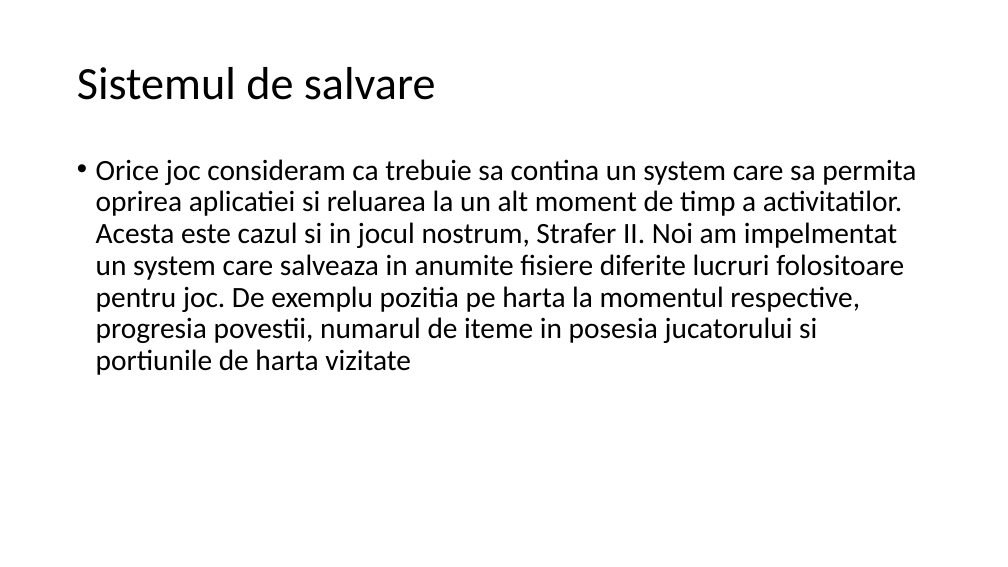
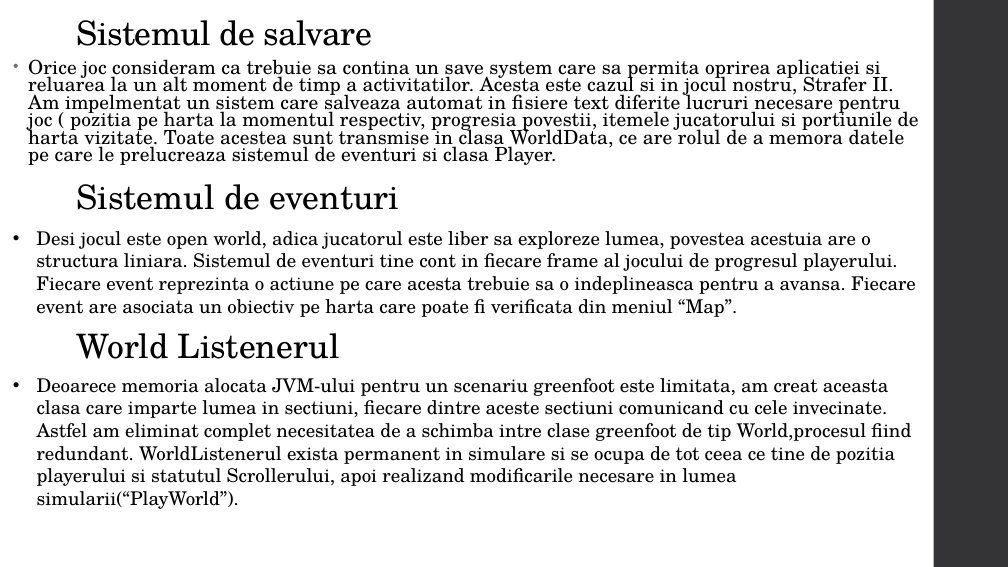
Before and after one commit to Mars-Zero/Strafer-II, a slide deck: slide 3 of Strafer II.pptx (slide 4 before the commit). Drawn at 1008x567 pixels with LibreOffice and Linux fonts; fonts in the diff are those of the drawing. Boxes give left, top, right and bottom in pixels: in the first picture for what was removed or moved away, otherwise in the second. Text is boxed around its words. In the diff, an @@ line names an element or a change of style, - is before the commit and + after.

```diff
--- a/Strafer II.pptx
+++ b/Strafer II.pptx
@@ title "Sistemul de salvare": place and size @@
-title "Sistemul de salvare" at [77,67,436,100]
+title "Sistemul de salvare" at [77,20,372,46]
@@ title "Sistemul de salvare" at [77,20,372,46]: size 44 to 32 pt, font Calibri to TeX Gyre Schola, letter spacing 0 to -0.5 pt; vertical alignment middle to bottom @@
@@ rectangle added at [934,0,1008,567], fill #353537 @@
@@ text at [28,59,919,165]: text changed; size 28 to 18.5 pt; font Calibri to TeX Gyre Schola @@
-• Orice joc consideram ca trebuie sa contina un system care sa permita oprirea aplicatiei si reluarea la un alt moment de timp a activitatilor. Acesta este cazul si in jocul nostrum, Strafer II. Noi am impelmentat un system care salveaza in anumite fisiere diferite lucruri folositoare pentru joc. De exemplu pozitia pe harta la momentul respective, progresia povestii, numarul de iteme in posesia jucatorului si portiunile de harta vizitate
+• Orice joc consideram ca trebuie sa contina un save system care sa permita oprirea aplicatiei si reluarea la un alt moment de timp a activitatilor. Acesta este cazul si in jocul nostru, Strafer II. Am impelmentat un sistem care salveaza automat in fisiere text diferite lucruri necesare pentru joc ( pozitia pe harta la momentul respectiv, progresia povestii, itemele jucatorului si portiunile de harta vizitate. Toate acestea sunt transmise in clasa WorldData, ce are rolul de a memora datele pe care le prelucreaza sistemul de eventuri si clasa Player.
@@ text added at [77,184,399,210], 32 pt, text #000000 @@
+Sistemul de eventuri
@@ text added at [36,231,916,317], 18 pt, text #000000 @@
+• Desi jocul este open world, adica jucatorul este liber sa exploreze lumea, povestea acestuia are o structura liniara. Sistemul de eventuri tine cont in fiecare frame al jocului de progresul playerului. Fiecare event reprezinta o actiune pe care acesta trebuie sa o indeplineasca pentru a avansa. Fiecare event are asociata un obiectiv pe harta care poate fi verificata din meniul “Map”.
@@ text added at [77,333,340,359], 32 pt, text #000000 @@
+World Listenerul
@@ text added at [37,378,911,509], 18 pt, text #000000 @@
+• Deoarece memoria alocata JVM-ului pentru un scenariu greenfoot este limitata, am creat aceasta clasa care imparte lumea in sectiuni, fiecare dintre aceste sectiuni comunicand cu cele invecinate. Astfel am eliminat complet necesitatea de a schimba intre clase greenfoot de tip World,procesul fiind redundant. WorldListenerul exista permanent in simulare si se ocupa de tot ceea ce tine de pozitia playerului si statutul Scrollerului, apoi realizand modificarile necesare in lumea simularii(“PlayWorld”).
```
Also in this commit, not shown: 2 other slides changed, 3 slides added, 4 slides removed, 7 other files.
